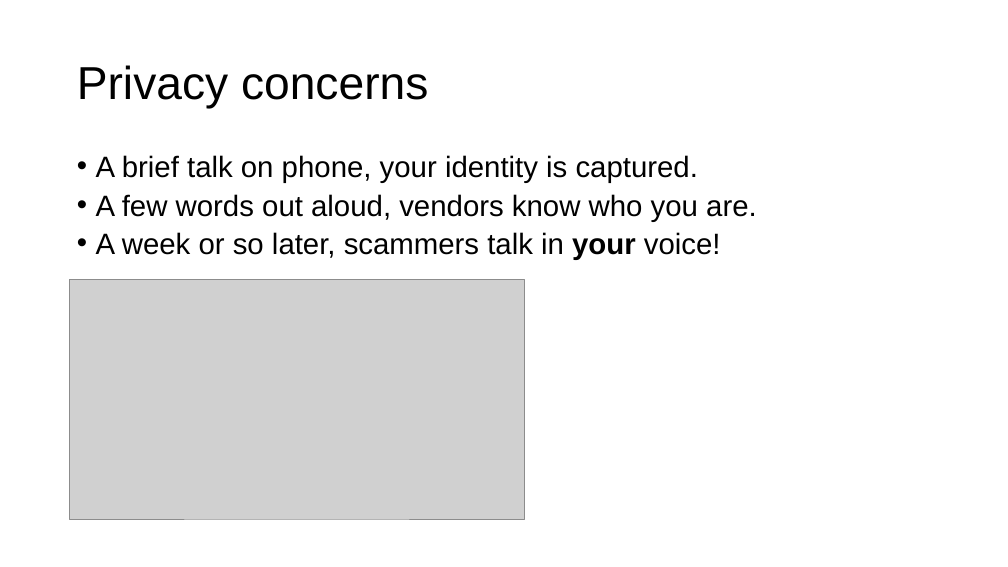
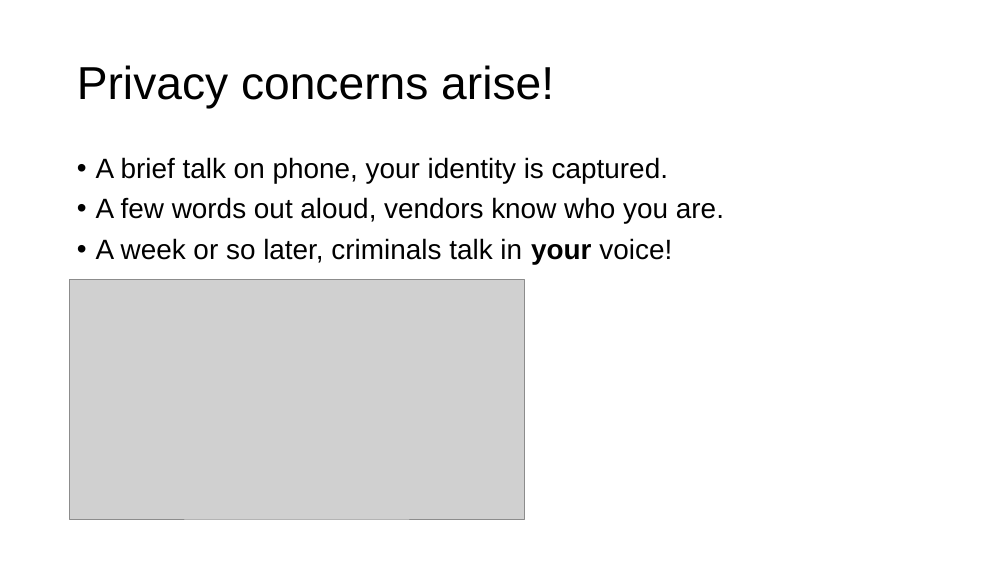
Before and after one commit to aurantiaco-sucus/sgvc_adv_conf, a slide deck: slide 4 of pres.pptx. Drawn at 1008x567 pixels with LibreOffice and Linux fonts; fonts in the diff are those of the drawing; grey boxes stand for pictures. Boxes give left, top, right and bottom in pixels: in the first picture for what was removed or moved away, otherwise in the second. Text is boxed around its words. In the diff, an @@ line names an element or a change of style, - is before the commit and + after.

Commit message:
23.9.26-4

```diff
--- a/pres.pptx
+++ b/pres.pptx
@@ title at [77, 65, 554, 109]: text changed @@
-Privacy concerns
+Privacy concerns arise!
@@ text at [96, 157, 724, 224]: size 28 to 26.6 pt in "A brief talk on phone, your identity ...", "A few words out aloud, vendors know ..."; line spacing 0.8 to 0.89 @@
@@ text at [96, 238, 672, 264]: text changed; size 28 to 26.6 pt @@
-• A week or so later, scammers talk in your voice!
+• A week or so later, criminals talk in your voice!
```
Also in this commit, not shown: 1 other slide changed, 1 slide added.
